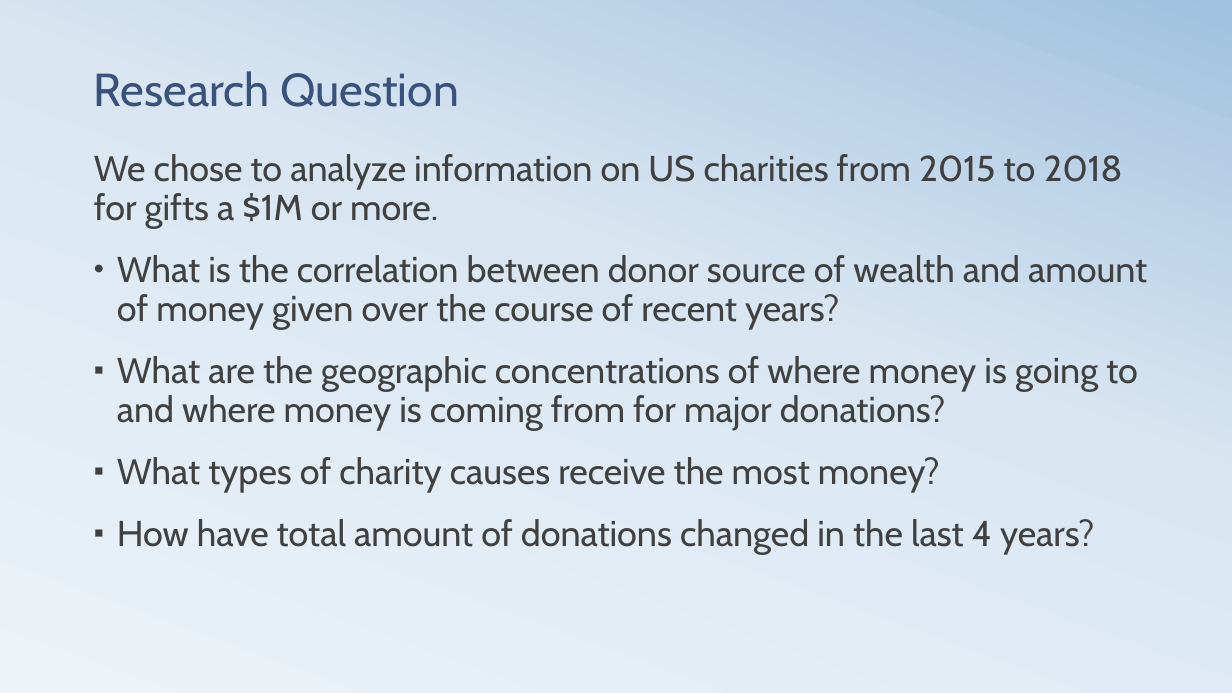
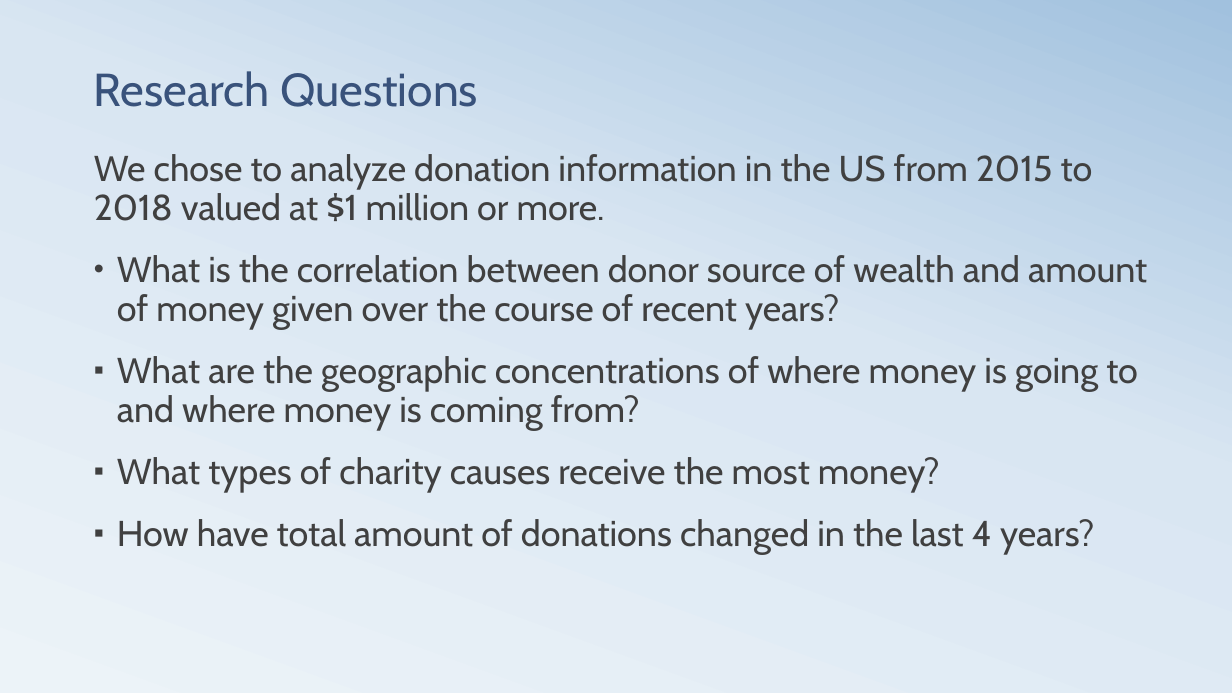
Before and after one commit to kjwunderlich/project-one---sphinx, a slide deck: slide 3 of Team_Sphinx_Presentation_20181011.pptx. Drawn at 1232x693 pixels with LibreOffice and Linux fonts; fonts in the diff are those of the drawing. Boxes give left, top, right and bottom in pixels: in the first picture for what was removed or moved away, otherwise in the second. Text is boxed around its words. In the diff, an @@ line names an element or a change of style, - is before the commit and + after.

```diff
--- a/Team_Sphinx_Presentation_20181011.pptx
+++ b/Team_Sphinx_Presentation_20181011.pptx
@@ title at [94,71,478,107]: text changed @@
-Research Question
+Research Questions
@@ text at [94,154,1093,221]: text changed @@
-We chose to analyze information on US charities from 2015 to 2018 for gifts a $1M or more.
+We chose to analyze donation information in the US from 2015 to 2018 valued at $1 million or more.
@@ text at [117,356,1138,431]: text changed @@
-▪ What are the geographic concentrations of where money is going to and where money is coming from for major donations?
+▪ What are the geographic concentrations of where money is going to and where money is coming from?
```
Also in this commit, not shown: 10 other slides changed, 2 other files.
